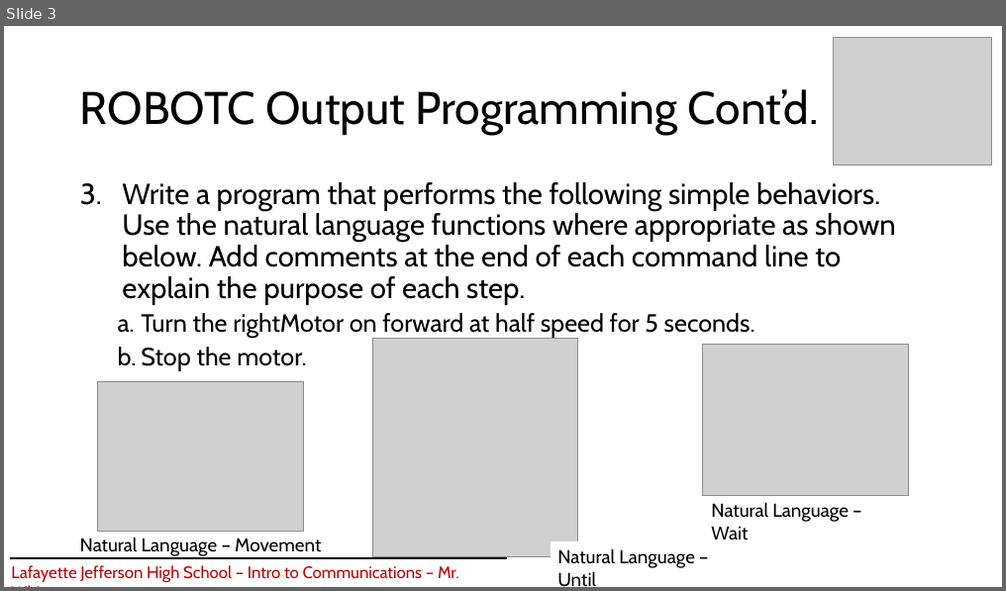
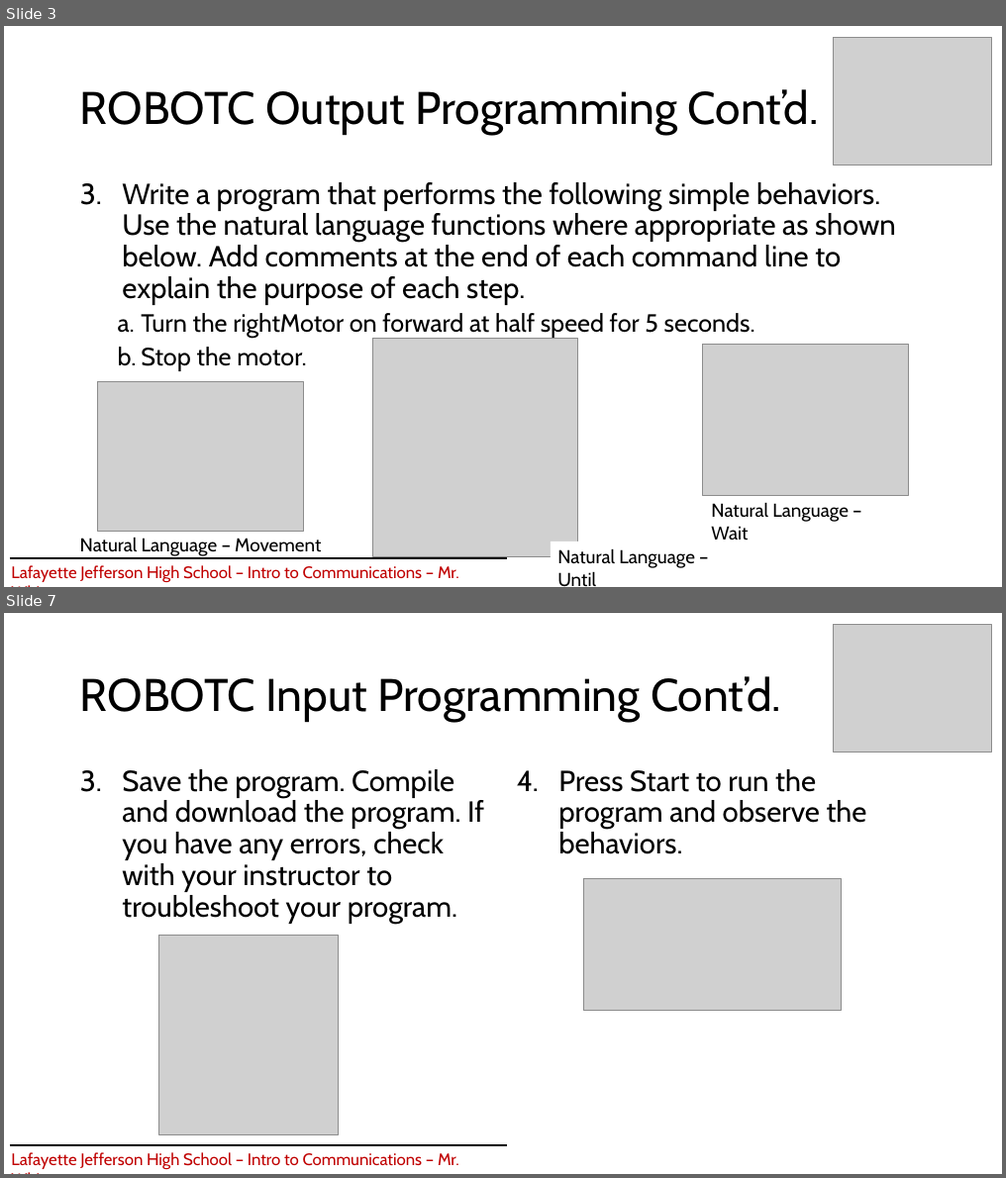
Before and after one commit to CJ-Marks/JHS-ObstacleRacer-Assignment, a slide deck: Procedures/ItC - Procedure 02 - ROBOTC IOs.pptx. Shown one above the other, each under a label of ours: slide 3 before the commit, slides 3 and 7 after it; the slides between them are not shown. The pictures are 1006x591 and 1006x1178 pixels, drawn with LibreOffice and Linux fonts; fonts in the diff are those of the drawing; grey boxes stand for pictures. Boxes give left, top, right and bottom in pixels: in the first picture for what was removed or moved away, otherwise in the second. Text is boxed around its words. In the diff, an @@ line names an element or a change of style, - is before the commit and + after.

```diff
--- a/Procedures/ItC - Procedure 02 - ROBOTC IOs.pptx
+++ b/Procedures/ItC - Procedure 02 - ROBOTC IOs.pptx
@@ slide 7 added at [4, 613, 1002, 1174], background #FFFFFF @@
@@ picture added at [834, 624, 991, 752] @@
@@ title added at [80, 676, 781, 722], 44 pt, text #000000 @@
+ROBOTC Input Programming Cont’d.
@@ text added at [122, 769, 484, 924], 28 pt, text #000000 @@
+3. Save the program. Compile and download the program. If you have any errors, check with your instructor to troubleshoot your program.
@@ text added at [558, 769, 867, 855], 28 pt, text #000000 @@
+4. Press Start to run the program and observe the behaviors.
@@ picture added at [583, 878, 841, 1011] @@
@@ picture added at [159, 936, 339, 1135] @@
@@ line added from (9, 1146) to (507, 1146), #000000 1 pt @@
@@ text added at [11, 1153, 459, 1169], 16 pt, text #C00000 @@
+Lafayette Jefferson High School – Intro to Communications – Mr. White
```
Also in this commit, not shown: 2 slides changed, 2 other slides added.
